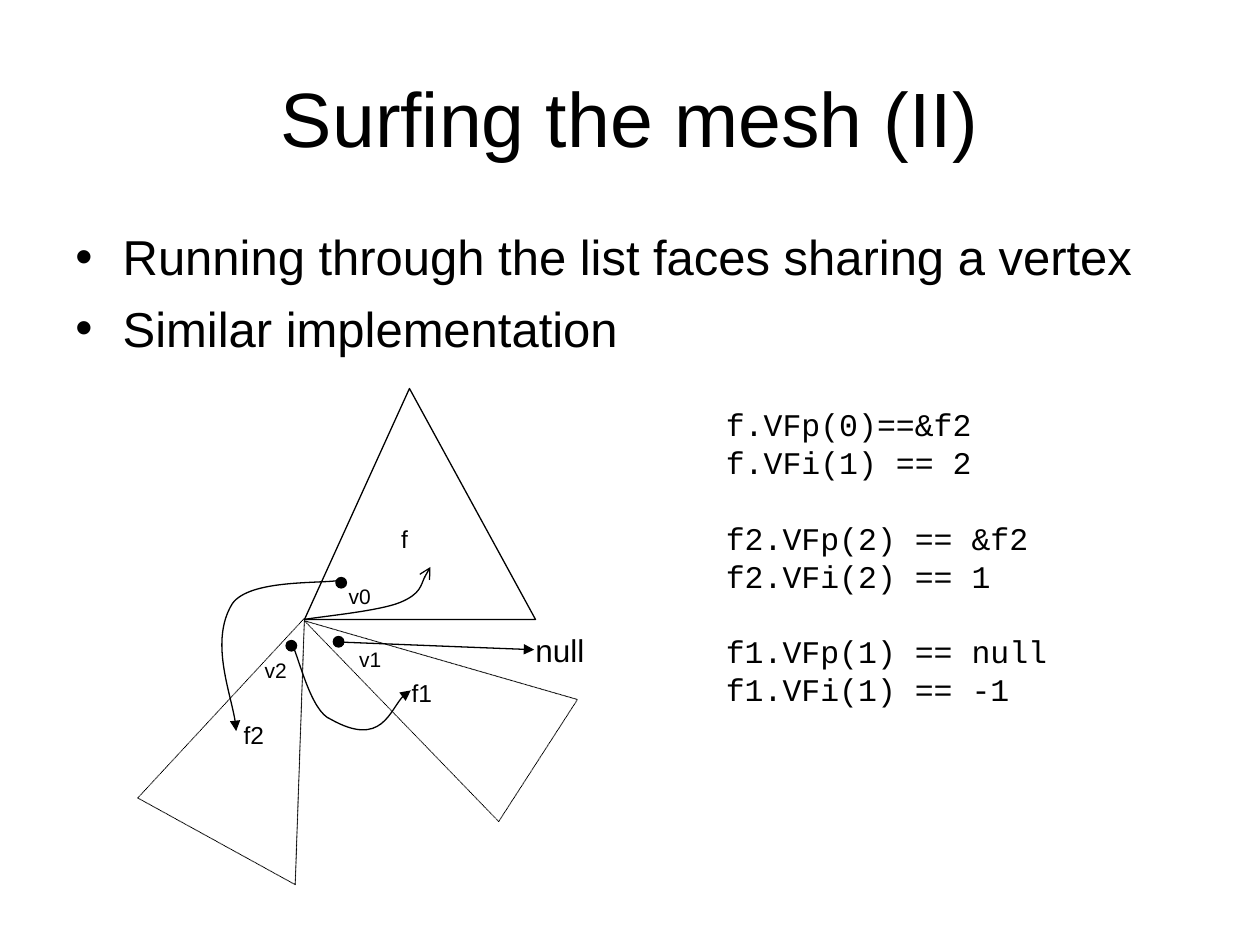
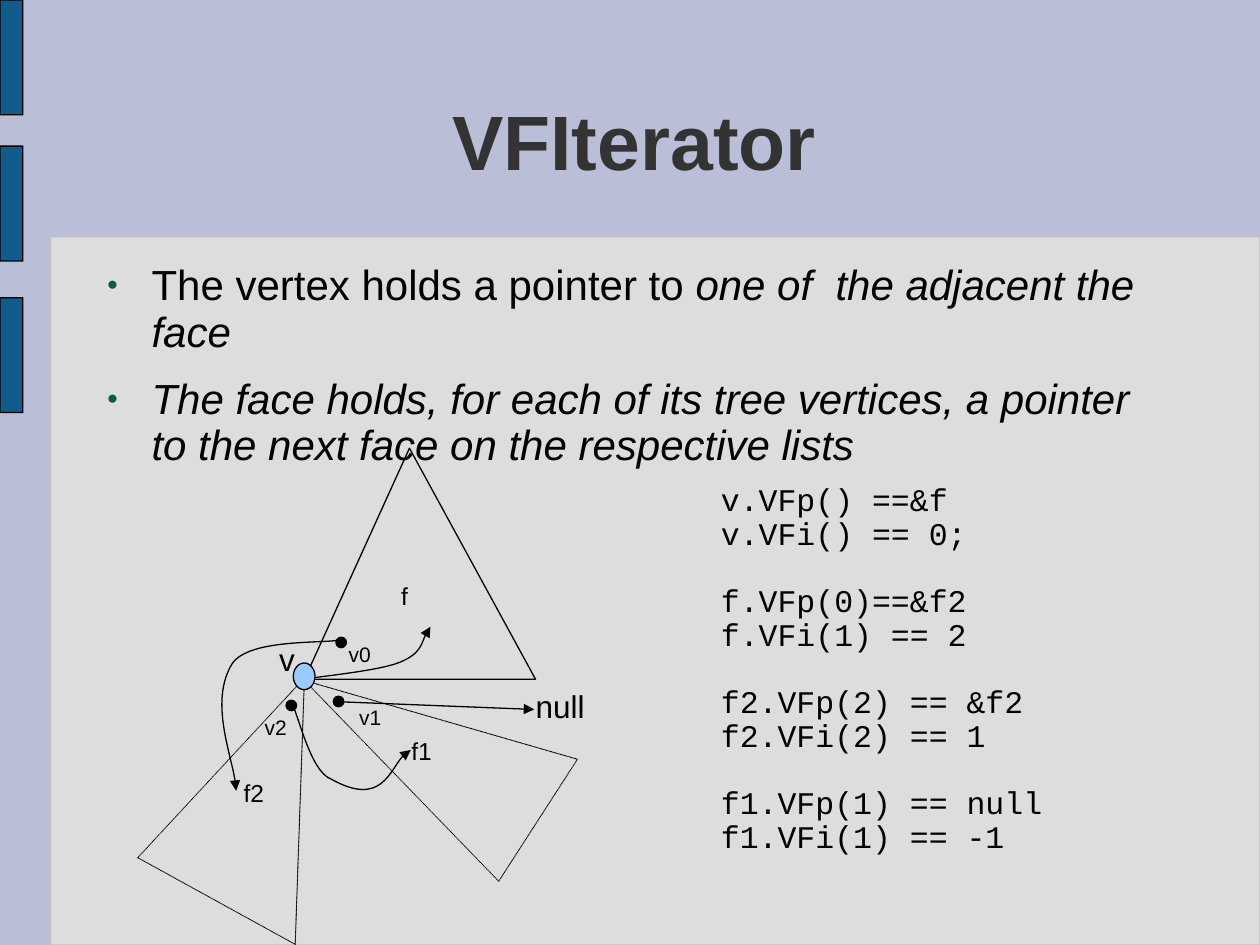
Before and after one commit to prototypable/vcglib, a slide deck: slide 23 of docs/introduction to vcg.ppt (slide 24 before the commit). Drawn at 1260x945 pixels with LibreOffice and Linux fonts; fonts in the diff are those of the drawing. Boxes give left, top, right and bottom in pixels: in the first picture for what was removed or moved away, otherwise in the second. Text is boxed around its words. In the diff, an @@ line names an element or a change of style, - is before the commit and + after.

```diff
--- a/docs/introduction to vcg.ppt
+++ b/docs/introduction to vcg.ppt
@@ background #FFFFFF to #BABED6 @@
@@ freeform shape added at (0, 0, 23, 115), fill #125C8D, outline #000000 0.74 pt @@
@@ title removed at (281, 91, 978, 162) @@
-Surfing the mesh (II)
@@ title added at (452, 117, 815, 171), 44 pt, text #333333, bold @@
+VFIterator
@@ freeform shape added at (0, 146, 23, 261), fill #125C8D, outline #000000 0.74 pt @@
@@ rounded rectangle added at (50, 237, 1260, 945), fill #DDDDDD, outline #C0C0C0 0.74 pt @@
@@ text removed at (123, 239, 1132, 357) @@
-• Running through the list faces sharing a vertex
-• Similar implementation
@@ text added at (152, 269, 1134, 469), 24 pt, text #000000, italic @@
+● The vertex holds a pointer to one of the adjacent the face
+● The face holds, for each of its tree vertices, a pointer to the next face on the respective lists
@@ freeform shape added at (0, 297, 23, 412), fill #125C8D, outline #000000 0.74 pt @@
@@ text "v.VFp() ==&f": place and size @@
-text "v.VFp() ==&f" at (726, 414, 1048, 708)
+text "v.VFp() ==&f" at (721, 489, 1043, 855)
@@ text at (721, 489, 967, 552): paragraphs added @@
+v.VFp() ==&f
+v.VFi() == 0;
@@ text at (721, 589, 1043, 855): line spacing 1 to 0.89 @@
@@ text added at (279, 654, 295, 677), 18 pt, text #000000 @@
+v
@@ ellipse added at (294, 663, 315, 689), fill #99CCFF, outline #000000 0.74 pt @@
@@ 7 texts, 7 freeform shapes, 1 ellipse: place and size @@
-7 texts, 7 freeform shapes, 1 ellipse at (137, 388, 584, 885)
+7 texts, 7 freeform shapes, 1 ellipse at (137, 449, 585, 944)
@@ ellipse: place and size @@
-ellipse at (336, 577, 346, 587)
+ellipse at (334, 697, 344, 707)
@@ line spacing 1 to 0.93 in 7 elements at (265, 719, 287, 735), (536, 695, 585, 719), (349, 647, 371, 662), (359, 710, 381, 725), (244, 784, 264, 802), (401, 587, 408, 605), (411, 742, 431, 760) @@
```
Also in this commit, not shown: 12 other slides changed, 15 slides added, 18 slides removed.
